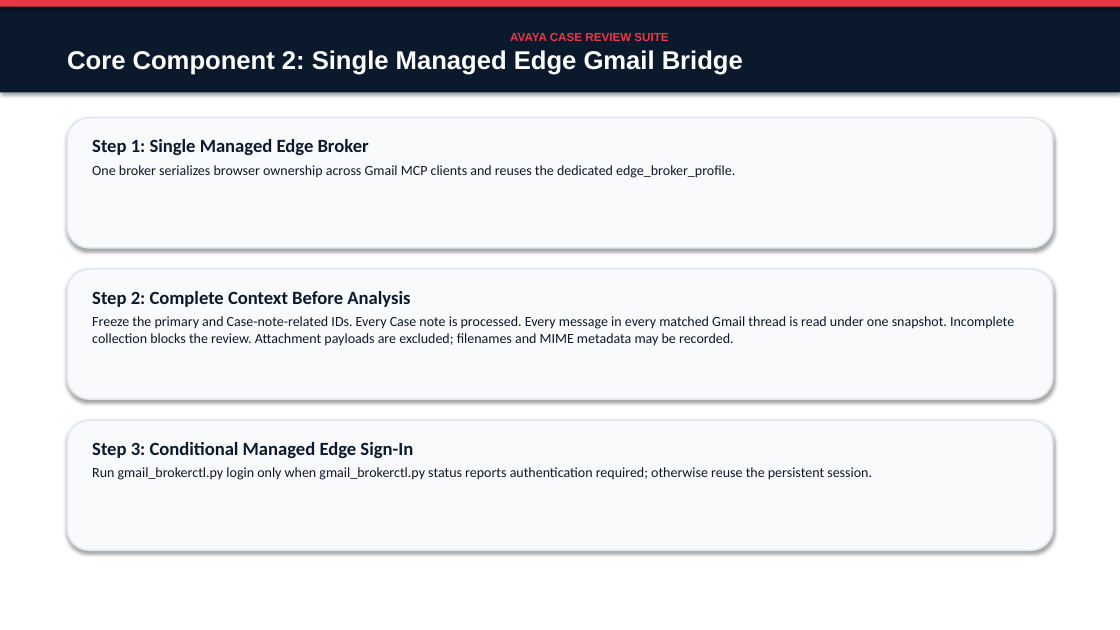
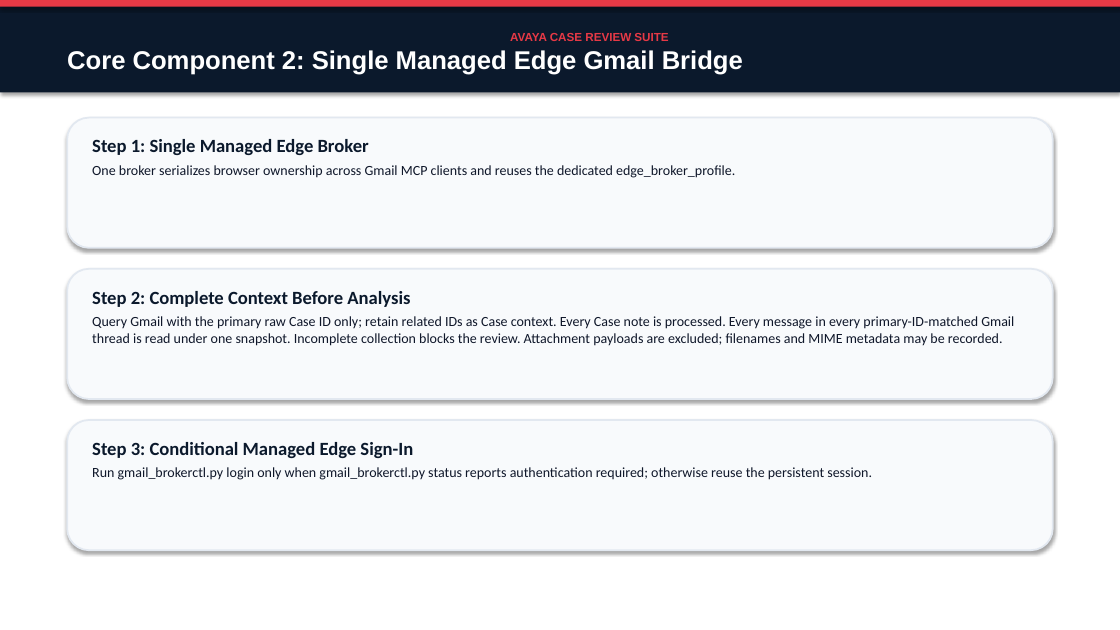
Before and after one commit to avayahmao/avaya-case-review-pack, a slide deck: slide 6 of docs/Avaya_Case_Review_Suite_Presentation.pptx. Drawn at 1120x630 pixels with LibreOffice and Linux fonts; fonts in the diff are those of the drawing. Boxes give left, top, right and bottom in pixels: in the first picture for what was removed or moved away, otherwise in the second. Text is boxed around its words. In the diff, an @@ line names an element or a change of style, - is before the commit and + after.

Commit message:
perf(case-review): query Gmail by primary case only

```diff
--- a/docs/Avaya_Case_Review_Suite_Presentation.pptx
+++ b/docs/Avaya_Case_Review_Suite_Presentation.pptx
@@ text at (92, 316, 1014, 346): text changed @@
-Freeze the primary and Case-note-related IDs. Every Case note is processed. Every message in every matched Gmail thread is read under one snapshot. Incomplete collection blocks the review. Attachment payloads are excluded; filenames and MIME metadata may be recorded.
+Query Gmail with the primary raw Case ID only; retain related IDs as Case context. Every Case note is processed. Every message in every primary-ID-matched Gmail thread is read under one snapshot. Incomplete collection blocks the review. Attachment payloads are excluded; filenames and MIME metadata may be recorded.
```
Also in this commit, not shown: 17 other files.
